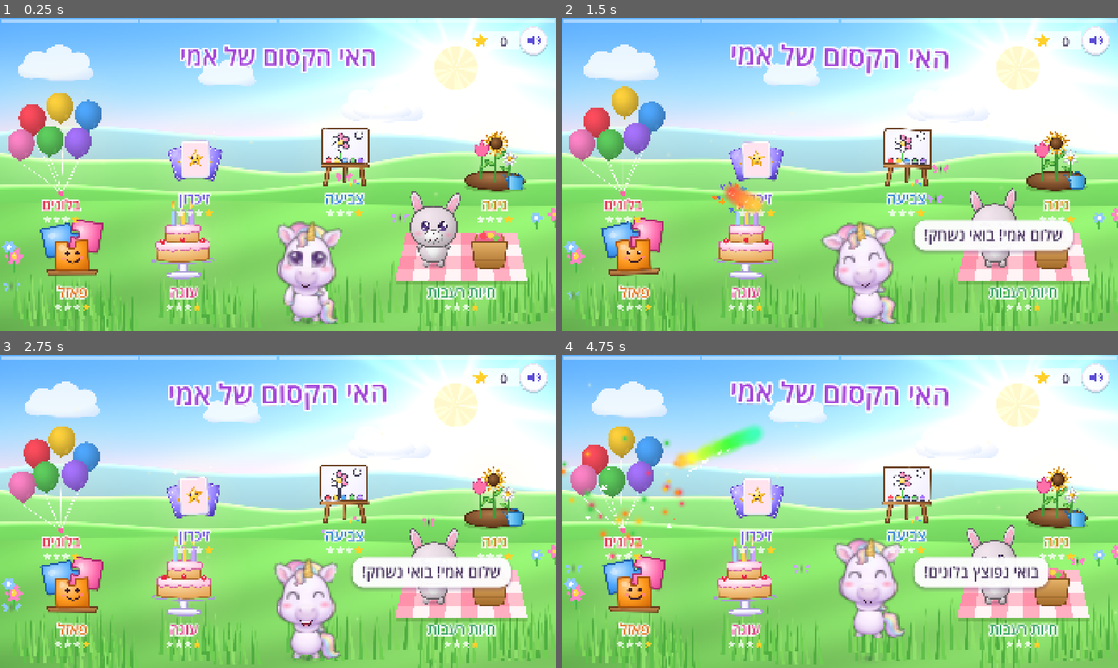
Above: before the commit, frames 1-4 (two rows, left to right).
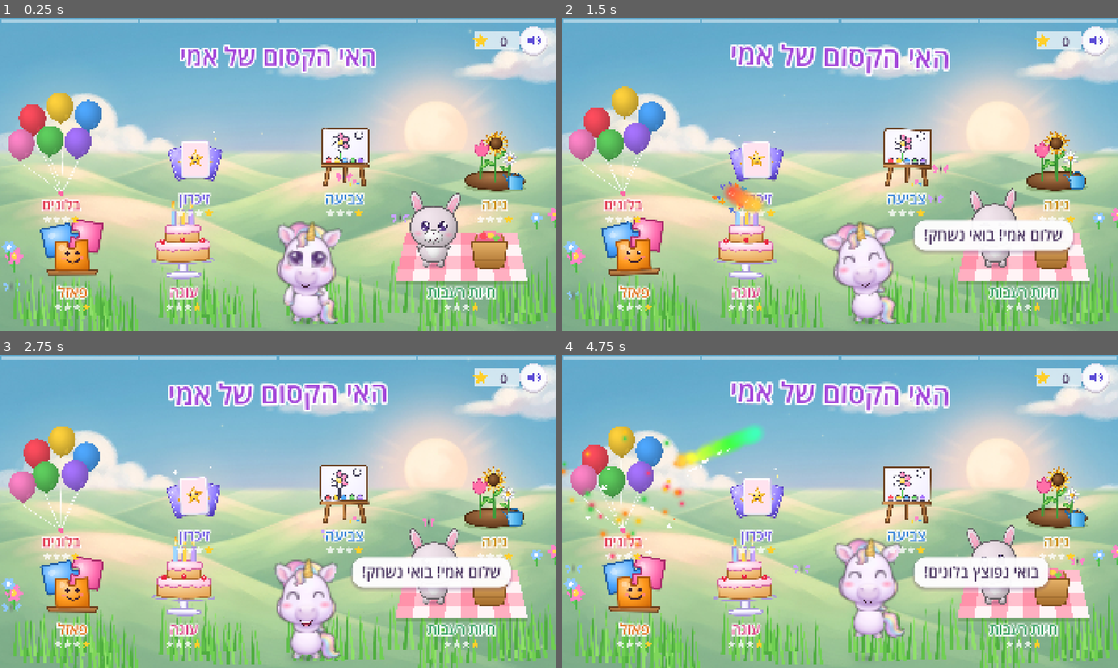
Above: after the commit, the same moments.

Repository: 0gring/EMI-Game
Game: Godot game, scene res://scenes/hub.tscn
Same seed, same stepped clock (60 frames per second), same inputs: the game is played once before the commit and once after it.
Inputs (mouse positions are in pixels of both pictures, inside the frame that each line leads up to):
- Up to frame 1 (0.25 s): no input
- Up to frame 2 (1.5 s): move the mouse to (962, 158) at 0.52 s; click (962, 158) at 0.67 s; drag from (728, 190) to (812, 237) at 1.27 s
- Up to frame 3 (2.75 s): move the mouse to (333, 442) at 2.02 s; click (333, 442) at 2.17 s
- Up to frame 4 (4.75 s): drag from (812, 574) to (673, 464) at 2.77 s; move the mouse to (1006, 558) at 3.52 s; click (1006, 558) at 3.67 s; drag from (673, 464) to (756, 433) at 4.27 s

The runs differ from the first frame. In frame 1, 74% of the frame differs, in the area x 0-100%, y 0-100%; in frame 2, 72%; in frame 3, 73%; in frame 4, 72%.

Commit message:
Paint the panda, and paint the sky and hills behind every scene
From the fourth batch: the panda's body and a cleaner face sheet, the dog's
face (its body sheet has not arrived as a file yet, so the dog stays drawn),
and the first two scenery images.

- Panda: painted from its sheets, eyes set inside its painted patches.
- Scenery: tools/make_bg.py keeps the sky as it is and trims the hills
  image - the generator painted a strip of hills above the magenta band it
  was asked for - keying the rest of the magenta out with a soft top edge.
  World now lays the painted sky (with its own sun, given a gentle glow) and
  the painted hills over the shader whenever they exist, and drops the drawn
  clouds, which the painted sky already has.

Seven species are painted now: unicorn, frog, mouse, pig, bear, fox, panda.
The play-test passes.

Co-Authored-By: Claude Opus 5.5 <noreply@anthropic.com>
Claude-Session: https://claude.ai/code/session_01Vq7rWJfLkRFcevPa2Fraqn

Diff:
--- a/godot/scripts/painted.gd
+++ b/godot/scripts/painted.gd
@@ -70,4 +70,14 @@
 		"mouth": {"y": 160, "h": 80},
 		"cheeks": {"x": 225, "y": 70},
 	},
+	"panda": {
+		"kit": "panda",
+		"head_h": 620,
+		"ears": {"x": 245, "y": -215, "h": 220, "anchor": Vector2(0.5, 0.75), "rot": 0.2},
+		"tail": {"pos": Vector2(140, -130), "h": 110, "anchor": Vector2(0.3, 0.5)},
+		# eyes sit inside the painted black patches
+		"eyes": {"x": 128, "y": -45, "h": 140, "happy_h": 60, "happy_y": -50},
+		"mouth": {"y": 150, "h": 70},
+		"cheeks": {"x": 235, "y": 75},
+	},
 }
--- a/godot/scripts/world.gd
+++ b/godot/scripts/world.gd
@@ -36,7 +36,34 @@
 	bg.mouse_filter = Control.MOUSE_FILTER_IGNORE
 	add_child(bg)
 
-	for i in 4:
+	# Painted backdrop (generated art, see tools/make_bg.py) over the shader:
+	# a sky with its own sun and clouds, and rolling hills from the horizon down.
+	var painted := ResourceLoader.exists("res://art/bg/sky.jpg") and ResourceLoader.exists("res://art/bg/hills.png")
+	if painted:
+		var sky := Sprite2D.new()
+		sky.texture = load("res://art/bg/sky.jpg")
+		sky.centered = false
+		var ss := maxf(size.x / sky.texture.get_width(), size.y / sky.texture.get_height())
+		sky.scale = Vector2(ss, ss)
+		add_child(sky)
+		# the painted sun breathes a little light
+		var sun := Sprite2D.new()
+		sun.texture = tex("glow")
+		sun.position = Vector2(0.775, 0.37) * sky.texture.get_size() * ss
+		sun.scale = Vector2.ONE * size.y / 300.0
+		sun.modulate = Color(1, 0.95, 0.8, 0.35)
+		sun.set_meta("sun", true)
+		add_child(sun)
+		var hills := Sprite2D.new()
+		hills.texture = load("res://art/bg/hills.png")
+		hills.centered = false
+		var hy0 := horizon * size.y - size.y * 0.04
+		var hs := maxf(size.x / hills.texture.get_width(), (size.y - hy0) / hills.texture.get_height())
+		hills.scale = Vector2(hs, hs)
+		hills.position = Vector2((size.x - hills.texture.get_width() * hs) / 2.0, hy0)
+		add_child(hills)
+
+	for i in (0 if painted else 4):
 		var c := Sprite2D.new()
 		c.texture = tex("cloud")
 		var s := randf_range(0.45, 0.8)
@@ -146,6 +173,9 @@
 		for i in 2:
 			var w: Sprite2D = b.get_child(i)
 			w.scale.x = (-1 if i == 0 else 1) * 0.12 * (0.25 + flap * 0.75)
+	for c in get_children():
+		if c is Sprite2D and c.has_meta("sun"):
+			c.modulate.a = 0.3 + 0.12 * sin(t * 1.3)
 	for m in motes:
 		var ph: float = m.get_meta("ph")
 		m.position.y -= dt * float(m.get_meta("v"))
Binary file added: godot/art/bg/hills.png
Not shown, added: godot/art/bg/hills.png.import
Binary file added: godot/art/bg/sky.jpg
Not shown, added: godot/art/bg/sky.jpg.import
Binary file added: godot/art/panda/arm_l.png
Not shown, added: godot/art/panda/arm_l.png.import
Binary file added: godot/art/panda/arm_r.png
Not shown, added: godot/art/panda/arm_r.png.import
Binary file added: godot/art/panda/body.png
Not shown, added: godot/art/panda/body.png.import
Binary file added: godot/art/panda/ear_l.png
Not shown, added: godot/art/panda/ear_l.png.import
(and 32 more such lines)
